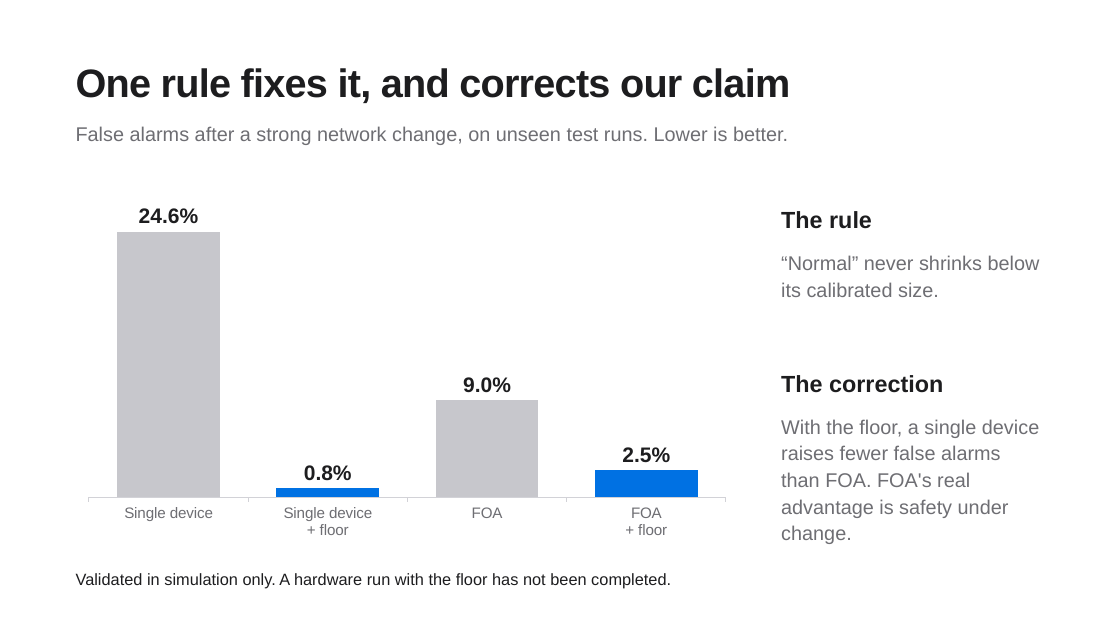
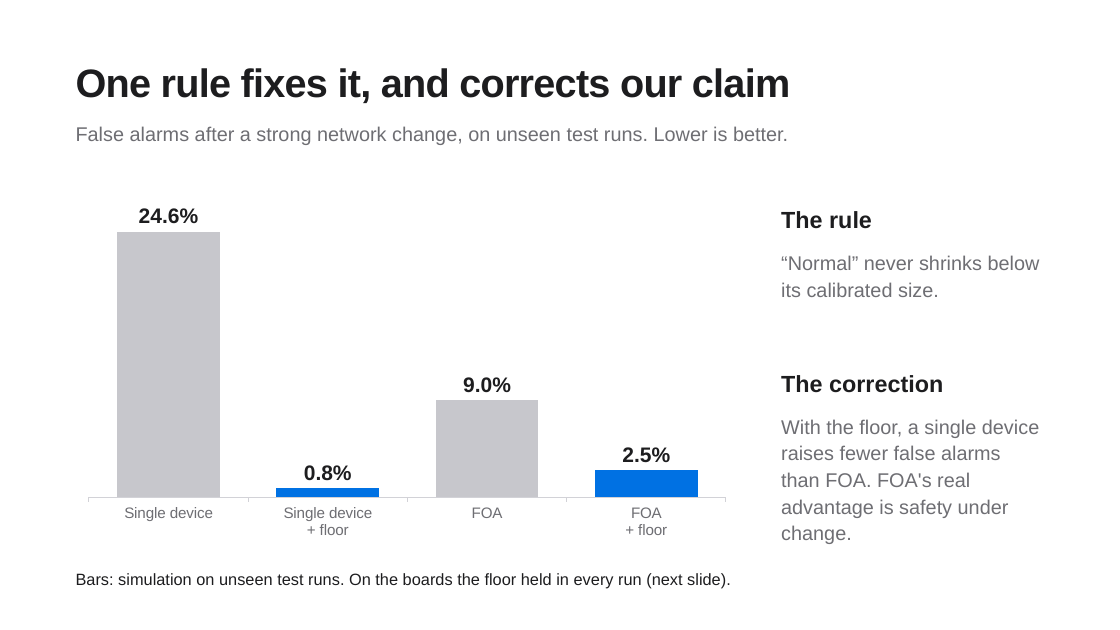
Before and after one commit to IOT-snu/brainstorming, a slide deck: slide 15 of G04_FOA_Final.pptx. Drawn at 1120x630 pixels with LibreOffice and Linux fonts; fonts in the diff are those of the drawing. Boxes give left, top, right and bottom in pixels: in the first picture for what was removed or moved away, otherwise in the second. Text is boxed around its words. In the diff, an @@ line names an element or a change of style, - is before the commit and + after.

Commit message:
Update the slides, viva guide and explainer to match the corrected paper
Add a slide on the floor running on the boards and a slide on where the method helps and where simpler tools win, fix the outdated hardware numbers and the overclaims, and add the new questions and numbers to the viva guide. The deck uses the blurred testbed photo.

```diff
--- a/G04_FOA_Final.pptx
+++ b/G04_FOA_Final.pptx
@@ text at (76, 573, 731, 589): text changed @@
-Validated in simulation only. A hardware run with the floor has not been completed.
+Bars: simulation on unseen test runs. On the boards the floor held in every run (next slide).
```
Also in this commit, not shown: 9 other slides changed, 3 slides added, 5 other files.
